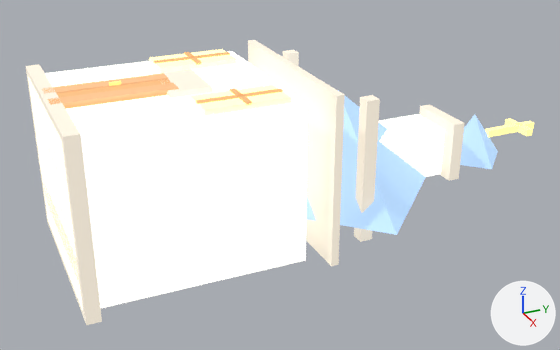
One commit to the glTF model assets/procedural/pretty/chapel.glb: the scene before it, then after it.
Rendered twice from a 50 mm lens placed at (5.06, -0.57, 2.3), pointed at (-0.04, 1.73, -0.25). The axes (+X, +Y, +Z) are drawn at lower right. The lights are the same throughout. The picture after the commit comes second.

Script lines for the objects in view, before the commit:
```python
ob_body = bpy.data.objects.new('body', me_立方体_108)
ob_body.location = (0.0, 0.8, 0.0)
ob_body.scale = (1.4, 1.6, 1.2)
ob_body_shadow = bpy.data.objects.new('body_shadow', me_立方体_109)
ob_body_shadow.location = (0.0, 0.8, -0.3)
ob_body_shadow.scale = (1.4, 1.6, 0.2)
ob_foundation = bpy.data.objects.new('foundation', me_立方体_129)
ob_foundation.location = (0.0, 0.05, 0.0)
ob_foundation.scale = (1.55, 0.1, 1.3)
ob_roof_cross_l = bpy.data.objects.new('roof_cross_l', me_立方体_126)
ob_roof_cross_l.location = (-0.65, 2.1, 0.0)
ob_roof_cross_l.scale = (0.1, 0.1, 1.1)
ob_roof_cross_r = bpy.data.objects.new('roof_cross_r', me_立方体_127)
ob_roof_cross_r.location = (0.65, 2.1, 0.0)
ob_roof_cross_r.scale = (0.1, 0.1, 1.1)
ob_roof_eave = bpy.data.objects.new('roof_eave', me_立方体_121)
ob_roof_eave.location = (0.0, 1.8, 0.0)
ob_roof_eave.scale = (1.55, 0.06, 1.3)
ob_tower = bpy.data.objects.new('tower', me_立方体_122)
ob_tower.location = (0.0, 2.65, -0.2)
ob_tower.scale = (0.4, 0.9, 0.4)
ob_tower_roof = bpy.data.objects.new('tower_roof', me_锥体_017)
ob_tower_roof.location = (0.0, 3.55, -0.2)
ob_tower_top = bpy.data.objects.new('tower_top', me_立方体_123)
ob_tower_top.location = (0.0, 3.2, -0.2)
ob_tower_top.scale = (0.5, 0.1, 0.5)
# also in view: 'window_r' at (0.5, 1.2, 0.62); 'door' at (0.0, 0.45, 0.62); 'door_panel_l' at (-0.12, 0.45, 0.64); 'window_l' at (-0.5, 1.2, 0.62); 'door_panel_r' at (0.12, 0.45, 0.64)
```
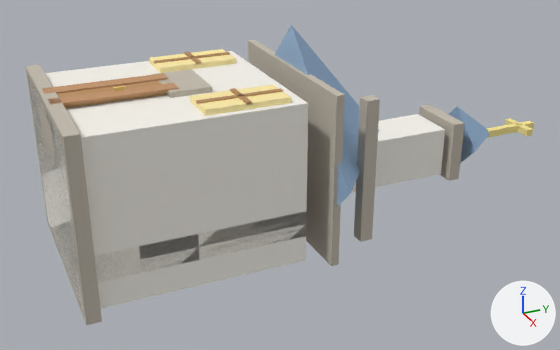
The newer file is also turned or shifted as a whole; pictures and numbers use the older file's frame.

What differs and where, as boxes (x1, y1, x2, y2) in the pictures (560 x 350 px):
'body', surface changed (darker)
    both: (28, 51, 308, 310)
'foundation', recoloured, surface changed (darker)
    both: (26, 64, 102, 325)
'roof_eave', recoloured, surface changed (darker)
    both: (248, 40, 345, 266)
'roof_main', recoloured, surface changed, turned
    before: (306, 91, 426, 235)
    after: (275, 25, 380, 207)
'tower', surface changed (darker)
    both: (379, 114, 445, 177)
'roof_cross_l', recoloured, surface changed (darker)
    both: (283, 50, 380, 242)
'body_shadow', recoloured, surface changed
    both: (62, 212, 306, 281)
'window_r', recoloured, surface changed (darker)
    both: (149, 49, 291, 116)
'window_l', recoloured, surface changed (darker)
    both: (149, 49, 291, 116)
'roof_cross_r', recoloured, surface changed (darker)
    both: (354, 95, 380, 242)
'door_panel_r', recoloured, surface changed (darker)
    both: (42, 73, 179, 106)
'door_panel_l', recoloured, surface changed (darker)
    both: (42, 73, 179, 106)
'tower_roof', recoloured, surface changed, turned
    before: (460, 115, 498, 169)
    after: (449, 107, 489, 163)
'tower_top', recoloured, surface changed (darker)
    both: (419, 104, 465, 181)
'door_arch', recoloured, surface changed (darker)
    both: (152, 69, 212, 98)
'door', recoloured, surface changed (darker)
    both: (57, 80, 170, 109)
'win_x_r_v', recoloured, surface changed
    both: (154, 52, 283, 104)
'win_x_l_v', recoloured, surface changed
    both: (154, 52, 283, 104)
'base_step', recoloured, surface changed
    both: (38, 101, 55, 163)
'cross_v', recoloured, surface changed (darker)
    both: (486, 121, 534, 137)
'cross_h', recoloured, surface changed (darker)
    both: (505, 118, 533, 136)
'win_x_l_h', recoloured, surface changed
    both: (184, 52, 252, 105)
'win_x_r_h', recoloured, surface changed
    both: (184, 52, 252, 105)

The change, as a diff of the scene's bpy script:
```diff
--- a/assets/procedural/pretty/chapel.glb.py
+++ b/assets/procedural/pretty/chapel.glb.py
@@ mat_chap_stone @@
 mat_chap_stone.emission_color = (0.95, 0.92, 0.85)  # white #f9f6ed
-mat_chap_stone.emission_strength = 1.0
@@ mat_chap_stone_dark @@
 mat_chap_stone_dark.roughness = 0.9
-mat_chap_stone_dark.emission_color = (0.55, 0.5, 0.42)  # light grey #c4bcad
-mat_chap_stone_dark.emission_strength = 1.0
@@ mat_chap_wood @@
 mat_chap_wood.roughness = 0.9
-mat_chap_wood.emission_color = (0.5, 0.28, 0.12)  # orange #bc9061
-mat_chap_wood.emission_strength = 1.0
@@ mat_chap_door_panel @@
 mat_chap_door_panel.roughness = 0.85
-mat_chap_door_panel.emission_color = (0.55, 0.3, 0.15)  # brown #c4956c
-mat_chap_door_panel.emission_strength = 1.0
@@ mat_chap_door_panel_001 @@
 mat_chap_door_panel_001.roughness = 0.85
-mat_chap_door_panel_001.emission_color = (0.55, 0.3, 0.15)  # brown #c4956c
-mat_chap_door_panel_001.emission_strength = 1.0
@@ mat_chap_glass @@
 mat_chap_glass.roughness = 0.3
-mat_chap_glass.emission_color = (1.0, 0.85, 0.4)  # beige #ffedaa
-mat_chap_glass.emission_strength = 1.0
@@ mat_chap_roof @@
 mat_chap_roof.roughness = 0.85
-mat_chap_roof.emission_color = (0.3, 0.45, 0.65)  # blue #95b3d3
-mat_chap_roof.emission_strength = 1.0
@@ mat_chap_cross @@
 mat_chap_cross.roughness = 0.4
-mat_chap_cross.emission_color = (0.95, 0.8, 0.3)  # yellow #f9e795
-mat_chap_cross.emission_strength = 1.0
@@ ob_roof_main @@
 ob_roof_main.location = (0.0, 2.2, 0.0)
+ob_roof_main.rotation_euler = (1.571, 0.0, 3.142)  # degrees (90, 0, 180)
@@ ob_tower_roof @@
 ob_tower_roof.location = (0.0, 3.55, -0.2)
+ob_tower_roof.rotation_euler = (1.571, 0.0, 3.142)  # degrees (90, 0, 180)
```
